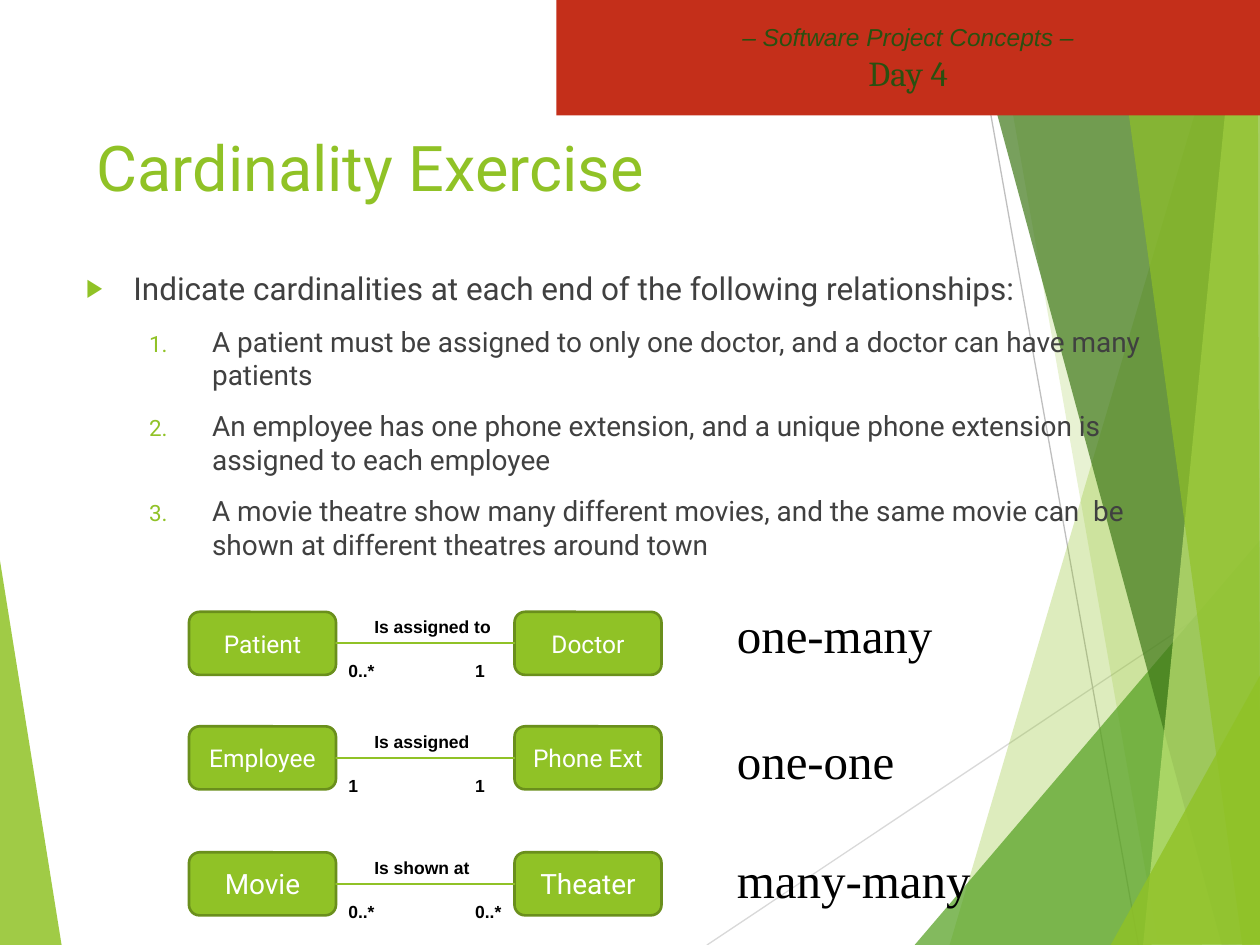
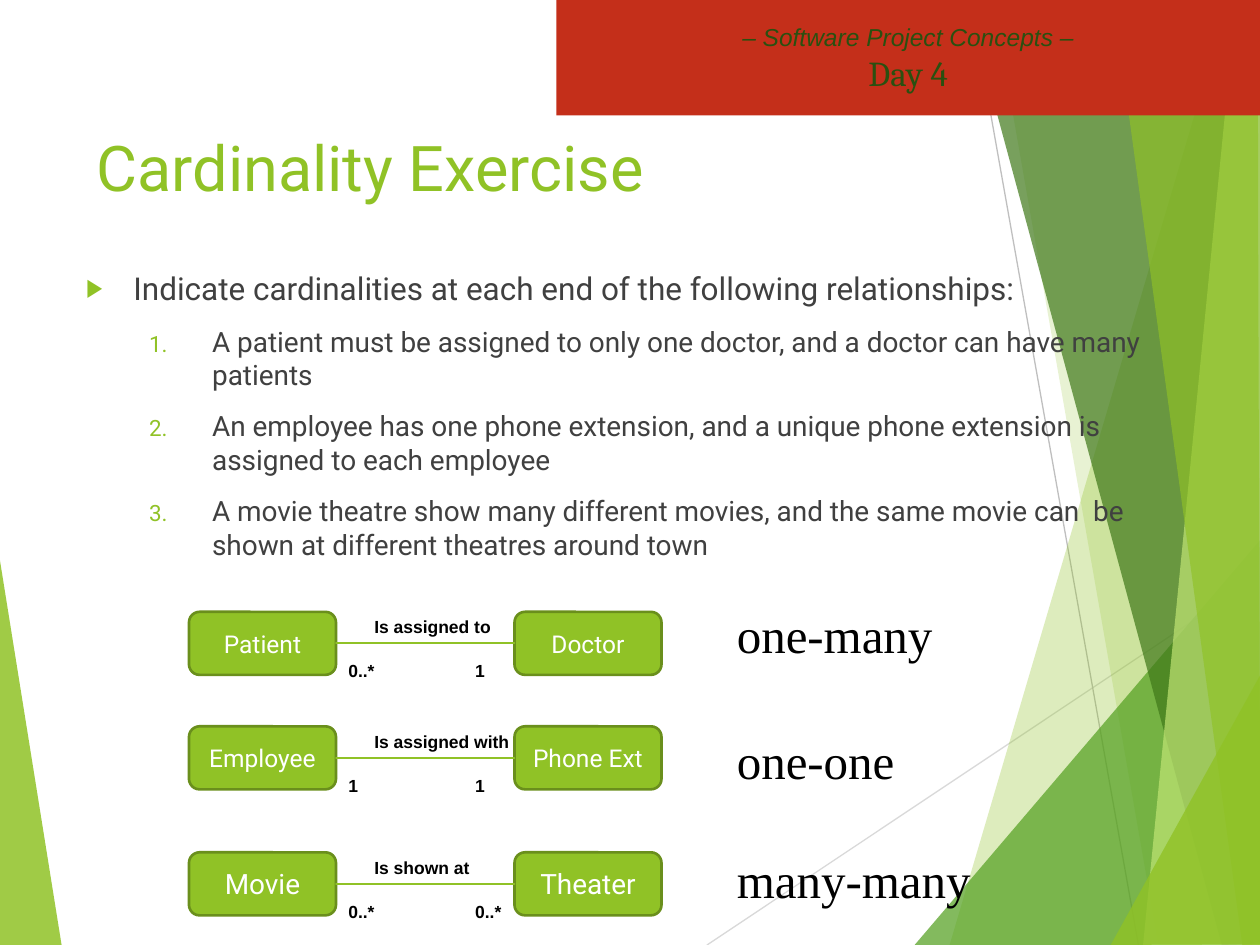
Before and after one commit to hdmdhr/CPRG-210-OSD-Assignment, a slide deck: slide 42 of Project Concepts/PROJ216 Slides Day4 revised.pptx. Drawn at 1260x945 pixels with LibreOffice and Linux fonts; fonts in the diff are those of the drawing; background and template pictures are left out. Boxes give left, top, right and bottom in pixels: in the first picture for what was removed or moved away, otherwise in the second. Text is boxed around its words. In the diff, an @@ line names an element or a change of style, - is before the commit and + after.

```diff
--- a/Project Concepts/PROJ216 Slides Day4 revised.pptx
+++ b/Project Concepts/PROJ216 Slides Day4 revised.pptx
@@ text at (374,735,509,752): text changed @@
-Is assigned
+Is assigned with
```
Also in this commit, not shown: 1 other slide changed.
